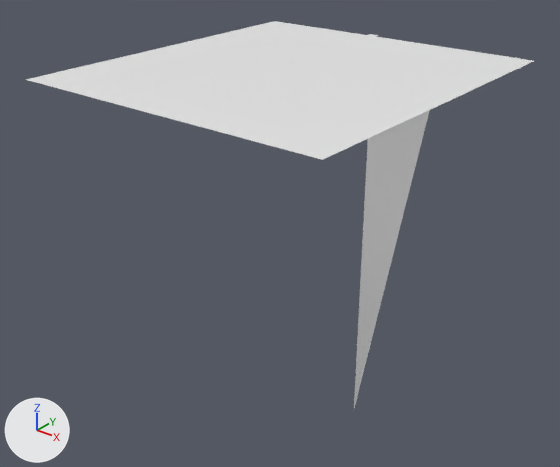
An edit to the OBJ model example/from_model/upper_envelope/fitting.obj, drawn before and after from the same camera.
Rendered twice from a 50 mm camera at (16.22, -14.67, 11.09) aimed at (0.09, 5.49, -1.4). The axes (+X, +Y, +Z) are drawn at lower left. The lights are the same throughout. Where no turn or scale is listed for an object, it has been applied to the vertices. Vertices at the same position are counted once.

In view in the first picture: 'fitting'.
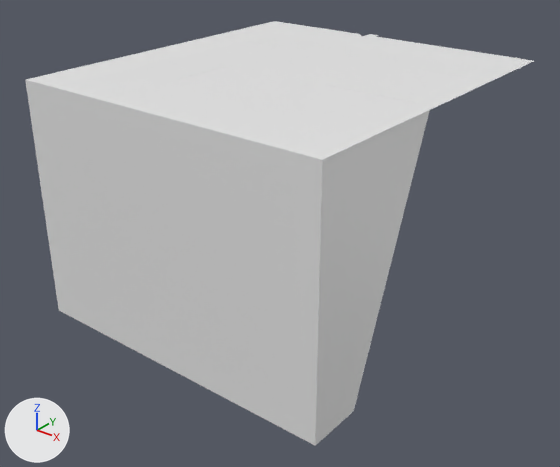
What differs and where, as boxes (x1, y1, x2, y2) in the pictures (560 x 467 px):
'fitting', reshaped (10% taller): before (26, 21, 533, 408); after (25, 21, 533, 446)
part 1 of me_fitting, added: after (25, 80, 430, 446)

The edits, one by one:
me_fitting is used by ob_fitting; location (0.0, 0.0, 0.0).
me_fitting had 1340 vertices, 2618 faces and spanned x -6.0..6.0, y -0.25..12.96, z -4.3..4.53.
me_fitting now has 1354 vertices, 2646 faces and spans x -6.0..6.0, y -0.25..12.96, z -4.3..4.53.
me_fitting part 1: 3 vertices added at x -6.0..6.0, y -0.25..1.75, z -4.3.
